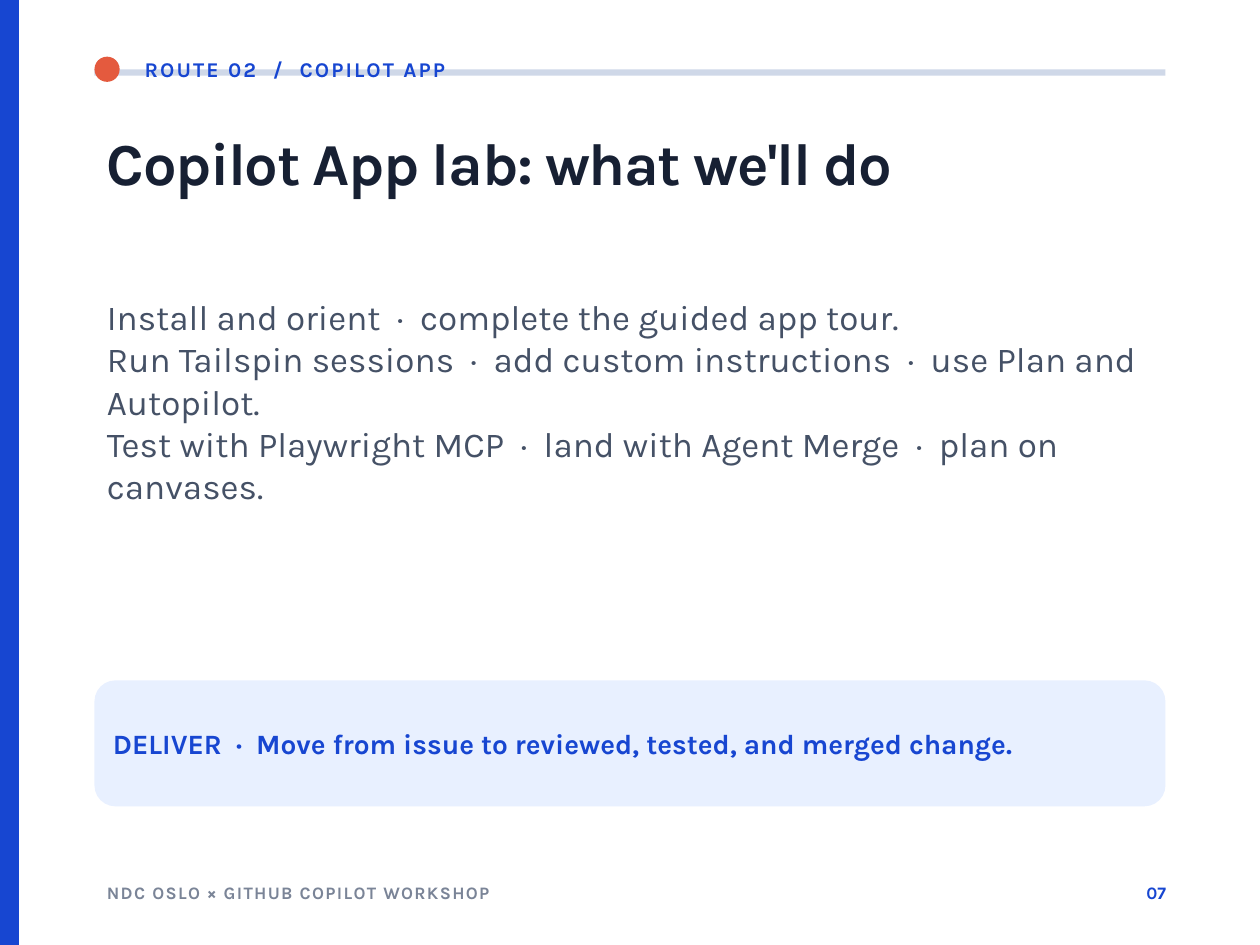
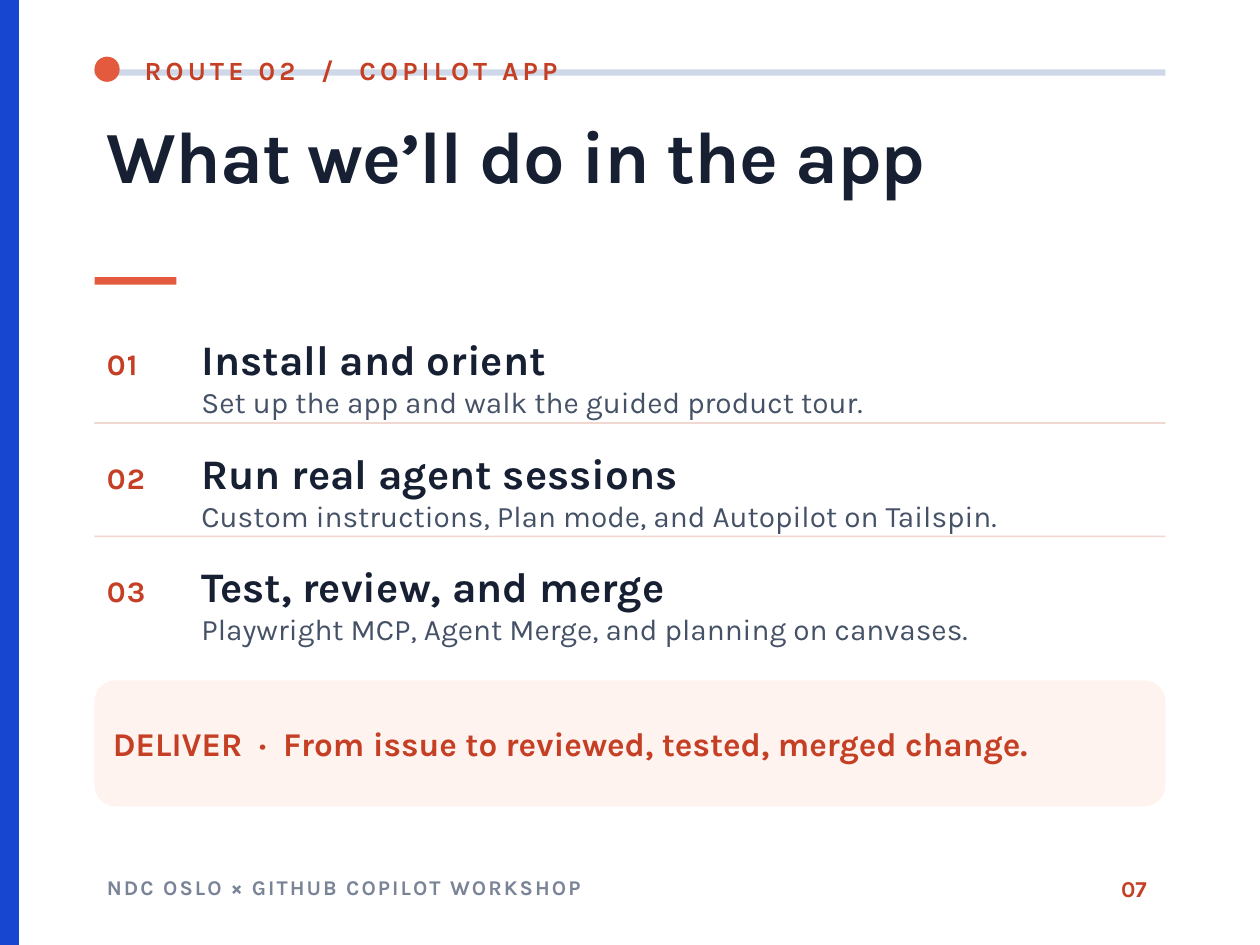
Before and after one commit to jamesmontemagno/ndc-oslo-copilot-workshop, a slide deck: slide 7 of NDC-Oslo-Copilot-Workshop.pptx. Drawn at 1260x945 pixels with LibreOffice and Linux fonts; fonts in the diff are those of the drawing. Boxes give left, top, right and bottom in pixels: in the first picture for what was removed or moved away, otherwise in the second. Text is boxed around its words. In the diff, an @@ line names an element or a change of style, - is before the commit and + after.

```diff
--- a/NDC-Oslo-Copilot-Workshop.pptx
+++ b/NDC-Oslo-Copilot-Workshop.pptx
@@ text "ROUTE 02 / COPILOT APP" at bbox=[145, 62, 557, 81]: size 12 to 15 pt, text colour #1746D1 to #C53F25, letter spacing 1.2 to 2.4 pt @@
@@ text at bbox=[107, 130, 926, 201]: text changed; size 34 to 42 pt @@
-Copilot App lab: what we'll do
+What we’ll do in the app
@@ rectangle added at bbox=[94, 277, 176, 285], fill #E45A3E @@
@@ text added at bbox=[107, 355, 137, 376], 17 pt, text #C53F25, bold @@
+01
@@ text at bbox=[201, 345, 863, 421]: text changed; size 20 to 17 pt @@
-Install and orient · complete the guided app tour.
-Run Tailspin sessions · add custom instructions · use Plan and Autopilot.
-Test with Playwright MCP · land with Agent Merge · plan on canvases.
+Install and orient
+Set up the app and walk the guided product tour.
@@ rectangle added at bbox=[94, 422, 1166, 423], fill #F0D7CF @@
@@ text added at bbox=[107, 469, 145, 490], 17 pt, text #C53F25, bold @@
+02
@@ text added at bbox=[201, 459, 997, 534], 17 pt, text #455166 @@
+Run real agent sessions
+Custom instructions, Plan mode, and Autopilot on Tailspin.
@@ rectangle added at bbox=[94, 536, 1166, 537], fill #F0D7CF @@
@@ text added at bbox=[107, 582, 145, 603], 17 pt, text #C53F25, bold @@
+03
@@ text added at bbox=[201, 572, 968, 648], 17 pt, text #455166 @@
+Test, review, and merge
+Playwright MCP, Agent Merge, and planning on canvases.
@@ rounded rectangle "DELIVER · From issue to ..." at bbox=[94, 680, 1166, 806]: fill #E8F0FF to #FFF3EF @@
@@ text in rounded rectangle at bbox=[113, 732, 1027, 764]: text changed; size 16 to 19 pt; text colour #1746D1 to #C53F25 @@
-DELIVER · Move from issue to reviewed, tested, and merged change.
+DELIVER · From issue to reviewed, tested, merged change.
@@ text "NDC OSLO × GITHUB COPILOT ...": place and size @@
-text "NDC OSLO × GITHUB COPILOT ..." at bbox=[107, 887, 489, 899]
+text "NDC OSLO × GITHUB COPILOT ..." at bbox=[163, 881, 581, 895]
@@ text "NDC OSLO × GITHUB COPILOT ..." at bbox=[163, 881, 581, 895]: size 10 to 12 pt, letter spacing 0.8 to 1.2 pt @@
@@ text "07": place and size @@
-text "07" at bbox=[1146, 887, 1166, 900]
+text "07" at bbox=[1121, 882, 1147, 898]
@@ text "07" at bbox=[1121, 882, 1147, 898]: size 10 to 13 pt, text colour #1746D1 to #C53F25 @@
```
Also in this commit, not shown: 8 other slides changed.
